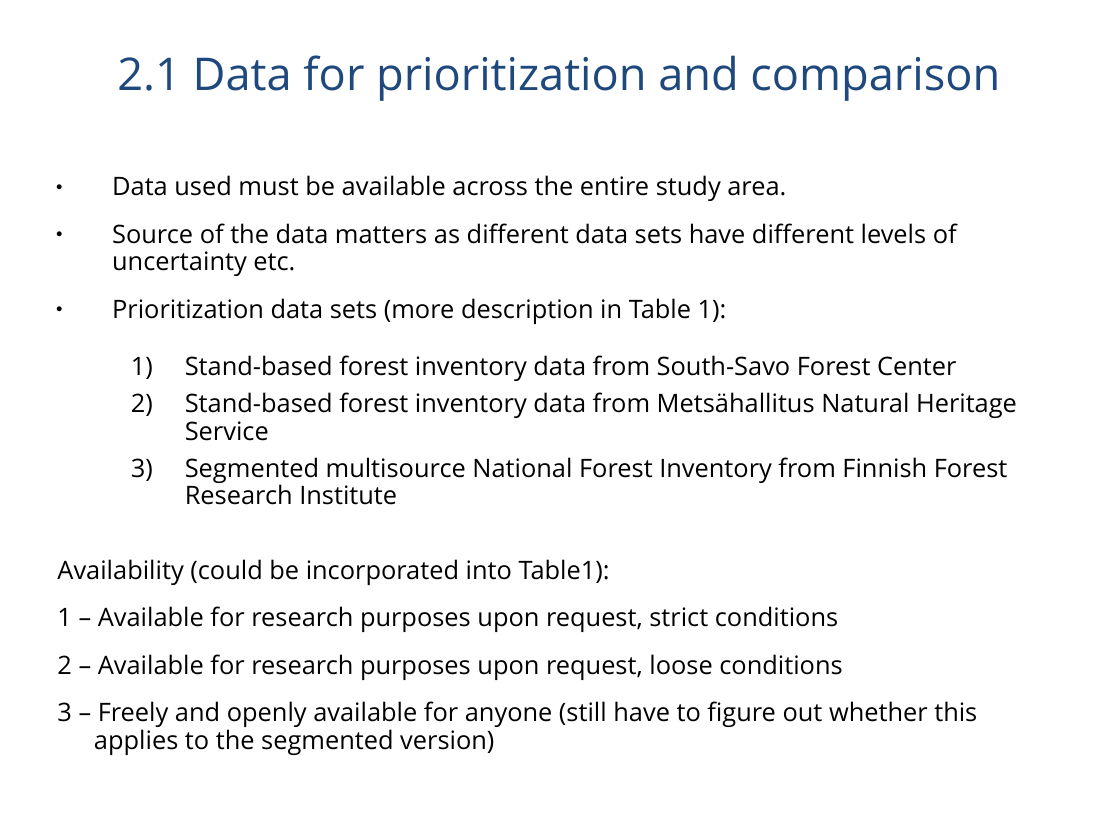
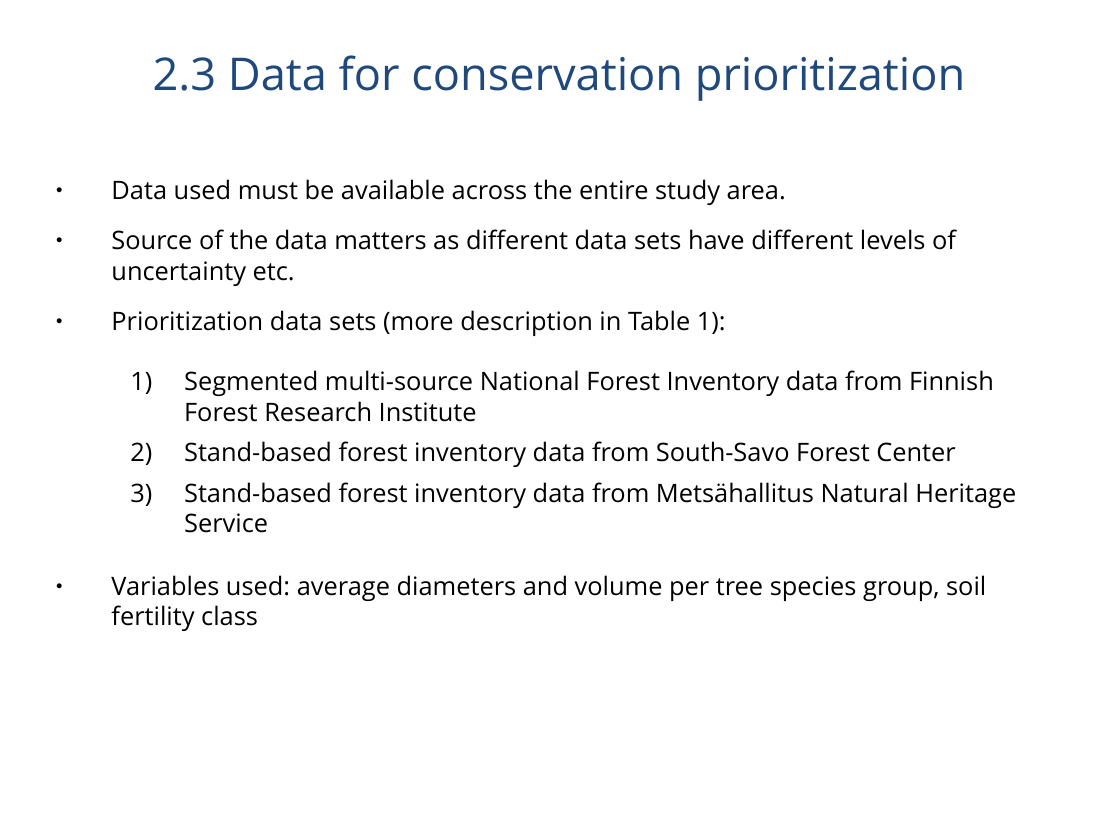
Before and after one commit to jlehtoma/validityms, a slide deck: slide 13 of reports/validity_ms_outline.ppt (slide 9 before the commit). Drawn at 1120x840 pixels with LibreOffice and Linux fonts; fonts in the diff are those of the drawing. Boxes give left, top, right and bottom in pixels: in the first picture for what was removed or moved away, otherwise in the second. Text is boxed around its words. In the diff, an @@ line names an element or a change of style, - is before the commit and + after.

```diff
--- a/reports/validity_ms_outline.ppt
+++ b/reports/validity_ms_outline.ppt
@@ title at (153,55,965,101): text changed @@
-2.1 Data for prioritization and comparison
+2.3 Data for conservation prioritization
@@ text at (111,179,1016,533): line spacing 0.9 to 1; indent changed @@
@@ text at (184,370,994,422): paragraph added @@
+  1) Segmented multi-source National Forest Inventory data from Finnish Forest Research Institute
@@ text at (57,457,1008,755): paragraphs removed @@
-  3) Segmented multisource National Forest Inventory from Finnish Forest Research Institute
-Availability (could be incorporated into Table1):
-1 – Available for research purposes upon request, strict conditions
-2 – Available for research purposes upon request, loose conditions
-3 – Freely and openly available for anyone (still have to figure out whether this applies to the segmented version)
@@ text added at (111,575,986,631), 18 pt, text #000000 @@
+● Variables used: average diameters and volume per tree species group, soil fertility class
```
Also in this commit, not shown: 23 other slides changed, 14 slides added, 9 slides removed.
